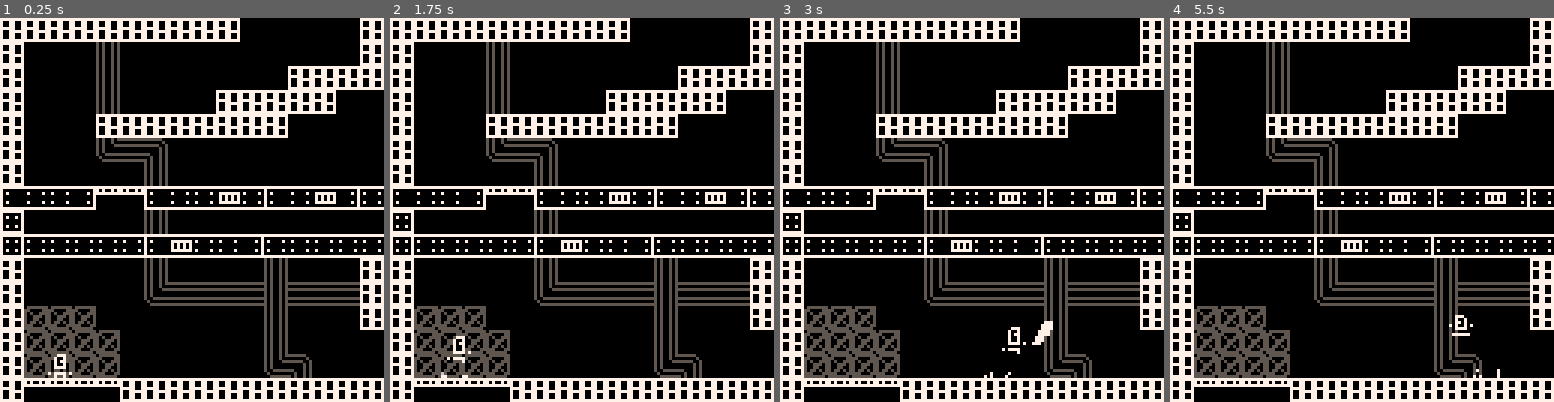
Above: before the commit, frames 1-4 (left to right).
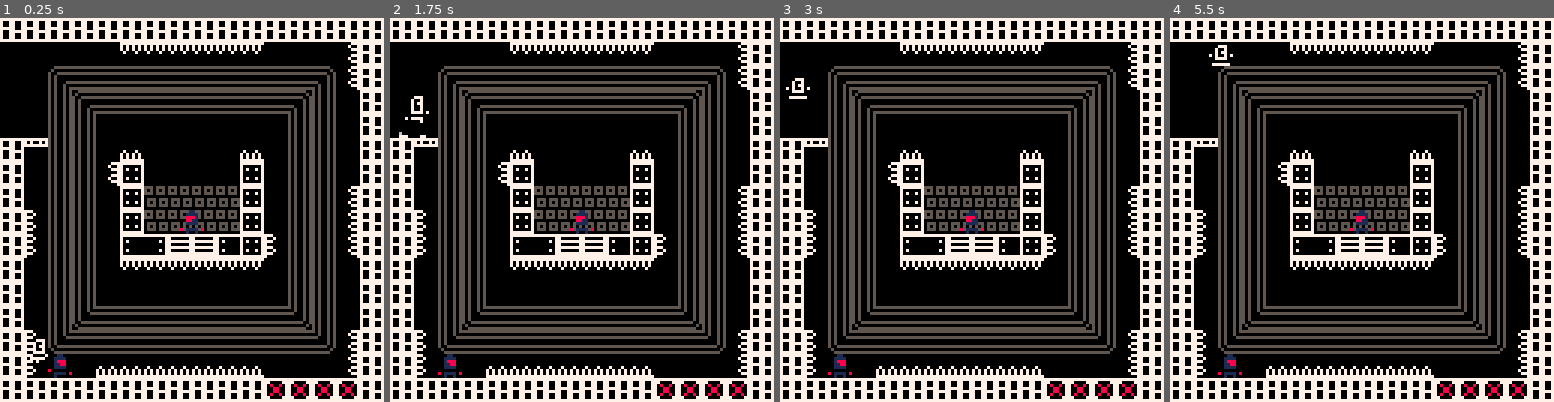
Above: after the commit, the same moments.

Repository: OllieBlomfield/nin
Game: PICO-8 cartridge nin.p8
Two runs of this game, one before a commit and one after it. Both use one fixed random seed, a clock stepped at 60 frames per second and the inputs below.
Inputs:
- Up to frame 1 (0.25 s): no input
- Up to frame 2 (1.75 s): tap X (X key) at 0.33, 1.07 s; tap O (Z key) at 0.7, 1.7 s; hold Right from 1.6 s (still down)
- Up to frame 3 (3 s): tap X (X key) at 1.85, 2.97 s; release Right at 2.1 s; tap O (Z key) at 2.1, 2.5, 2.9 s; hold Up 2.15-2.42 s; hold Right from 2.47 s (still down)
- Up to frame 4 (5.5 s): release Right at 3.03 s; hold Left 3.08-3.58 s; tap O (Z key) every 0.4 s from 3.3 to 5.3 s; hold Down 3.63-3.97 s; hold Right 4.02-4.68 s; tap X (X key) at 4.08, 5.2 s; hold Up 4.73-5.03 s; hold Left from 5.08 s (still down)

The runs differ from the first frame. In frame 1, 38% of the frame differs, in the area x 0-100%, y 0-100%; in frame 2, 38%; in frame 3, 38%; in frame 4, 38%.

Commit message:
New screens and bug fixes

Diff:
--- a/nin.p8
+++ b/nin.p8
@@ -281,8 +281,9 @@
 
 
 
+
 __gff__
-0000804780610000000047474747478000000000000000000000000080888847000000000000000000000000800000000000000000000000000000000000000080808080808040000000000000000000804780808080000000000000000000008047808080000000000000000000000000000000000000000000000000000000
+0000804780610000000047474747478000000000000000000000000040484847000000000000000000000000400000000000000000000000000000000000000080808080808040000000000000000000804780808080000000000000000000008047808080000000000000000000000080000000000000000000000000000000
 0000000000000000000000000000000000000000000000000000000000000000000000000000000000000000000000000000000000000000000000000000000000000000000000000000000000000000000000000000000000000000000000000000000000000000000000000000000000000000000000000000000000000000
 __map__
 0303000000510303030303030303030303030000000000000000000000000000000000000000000000000000000000000000000000000000000000000000000000000000000000000000000000000000000000000000000000000000000000000000000000000000000000000000000000000000000000000000000000000000
--- a/scripts/enemies/enemy.lua
+++ b/scripts/enemies/enemy.lua
@@ -46,7 +46,7 @@
             --change state logic
             if not can_see_plr(self, sgn(plr.x - self.x)) and self.chase_time==0 then
                 --self.chase_time=120
-                self.state = self.og_state
+                self.state = 1
             end
             --still chasing but cannot find
             --[[if self.chase_time > 0 then
@@ -72,15 +72,6 @@
                 y=self.y+4,
                 lines=true,
             },20))
-            if plr.splat_t>0 then
-                if plr.spl_am >= 1 then
-                    plr.spl_am=2
-                else
-                    plr.spl_am=1
-                end
-            end
-            plr.splat_t = 240
-            plr.spl_pal = 8
             del(enemies,self)
         end
         if coll(self, plr) and plr.inv == 0 and not wpn.attacking then
--- a/scripts/objects/enemy_gate.lua
+++ b/scripts/objects/enemy_gate.lua
@@ -1,7 +1,7 @@
 enemy_gate = {
     update=function(self)
         if #enemies== 0 then
-            mset((self.x/8)+mx,(self.y/8)+my,0)
+            mset((self.x/8)+mx,(self.y/8)+my,112)
             add_collect(self.x,self.y)
             del(objects,self)
         end
--- a/scripts/objects/object.lua
+++ b/scripts/objects/object.lua
@@ -16,11 +16,12 @@
         for sy=0,15 do
             local s = mget(sx+mx,sy+my)
             if s==28 then add_object(spike,(sx*8)+1,(sy*8)+4,4,6)
-            elseif s==29 then add_object(spike,(sx*8)+5,sy*8,8,2)
-            elseif s==30 then add_object(spike,sx*8,sy*8,8,2)
+            elseif s==29 then add_object(spike,(sx*8)+5,(sy*8)+1,6,2)
+            elseif s==30 then add_object(spike,sx*8,(sy*8)+1,6,2)
             elseif s==44 then add_object(spike,sx*8,sy*8,4,8)
             elseif s==6 and not collected[lvl] then add_object(coin,sx*8,sy*8,8,8,1)
             elseif s==31 then add_object(enemy_gate,sx*8,sy*8)
+            elseif s==112 then add_object(enemy_gate,sx*8,sy*8) mset(sx+mx,sy+my,31)
             elseif s==98 then add_object(switch,sx*8,sy*8,8,8)
             elseif s==85 then add_object(switch_block,sx*8,sy*8)
             end
--- a/scripts/player/mele.lua
+++ b/scripts/player/mele.lua
@@ -71,6 +71,15 @@
         for e in all(enemies) do
             if coll(wpn,e) then
                 damage(e,1)
+                if plr.splat_t>0 then
+                    if plr.spl_am >= 1 then
+                        plr.spl_am=2
+                    else
+                        plr.spl_am=1
+                    end
+                end
+                plr.splat_t = 240
+                plr.spl_pal = 8
             end
         end
     end
--- a/scripts/player/movement.lua
+++ b/scripts/player/movement.lua
@@ -92,7 +92,8 @@
     --Wall Jump and slide Logic
     if plr.vy < 0 then
         if mcol_l then
-            if plr.jp_buffer>0 then
+            --if plr.jp_buffer>0 then
+            if btnp(4) then
                 plr.jp_buffer=0
                 plr.vy = plr.jumpfrc
                 plr.vx = 1
@@ -102,7 +103,8 @@
             plr.decel = SLIDE_DECEL
             add_dust(plr.x, plr.y+3,5)
         elseif mcol_r then
-            if plr.jp_buffer>0 then
+            --if plr.jp_buffer>0 then
+            if btnp(4) then
                 plr.jp_buffer=0
                 plr.vy = plr.jumpfrc
                 plr.vx = -1
--- a/scripts/player/plr_main.lua
+++ b/scripts/player/plr_main.lua
@@ -40,7 +40,7 @@
         dr_w=8,
         dr_h=8, -- draw height and draw width
         temp_collect=false,
-        dropped=false
+        dropped=false,
     }
 
     plr_dust = {}
--- a/scripts/scenes/levels.lua
+++ b/scripts/scenes/levels.lua
@@ -14,6 +14,8 @@
 for i=1,32 do levels[i]={0,0} end
 levels[1] = {function() end,function() end}
 levels[2]={function() add_blood_drip(55,7) end, function() line(54,-1,55,6,8) print("🅾️ to jump",13,100,5) end}
+levels[4]={function() add_enemy(104,96,0,-1) end,0,{102,8}}
+levels[6]={function() add_enemy(88,16,0) end,0}
 levels[9]={0,0,{86,112}}
 levels[10]={0,0,{2,8}}
 levels[11]={function() add_enemy(56,112,0,-1) add_enemy(56,64,0,1) add_enemy(96,24,0,-1) end,function() print("❎ to kill",10,82,8) end,{20,8}}
@@ -41,8 +43,8 @@
 
 function level_init(lvl)
     --reload(0x1000, 0x1000, 0x2000,'data/map00.p8')
-    mx=0
-    my=48
+    mx=48
+    my=32
     level_load()
     player_init({16,112})
 end
Not shown, changed: 45 lines of the sprite sheet (__gfx__) section of nin.p8
